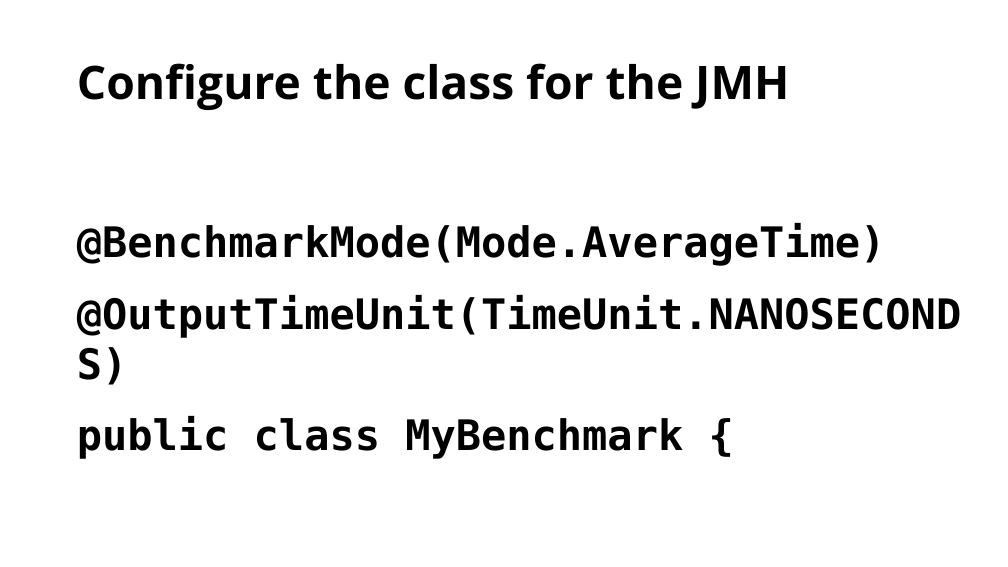
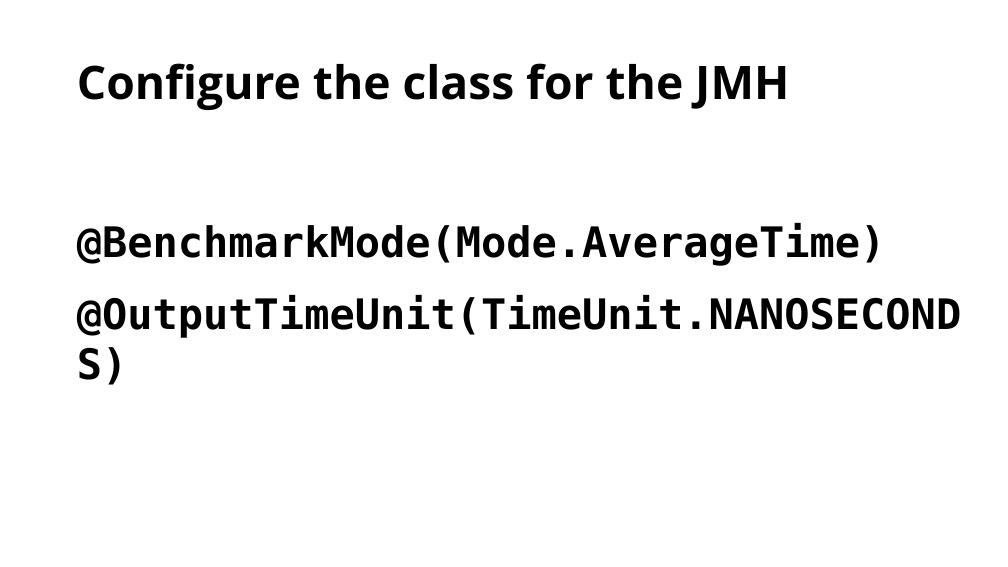
Before and after one commit to omniprof/collectionsperformance_v6, a slide deck: slide 25 of docs/JMH_Slides.pptx. Drawn at 1008x567 pixels with LibreOffice and Linux fonts; fonts in the diff are those of the drawing. Boxes give left, top, right and bottom in pixels: in the first picture for what was removed or moved away, otherwise in the second. Text is boxed around its words. In the diff, an @@ line names an element or a change of style, - is before the commit and + after.

```diff
--- a/docs/JMH_Slides.pptx
+++ b/docs/JMH_Slides.pptx
@@ text at box(77, 416, 683, 459): paragraph removed @@
-public class MyBenchmark {
```
Also in this commit, not shown: 3 other slides changed.
